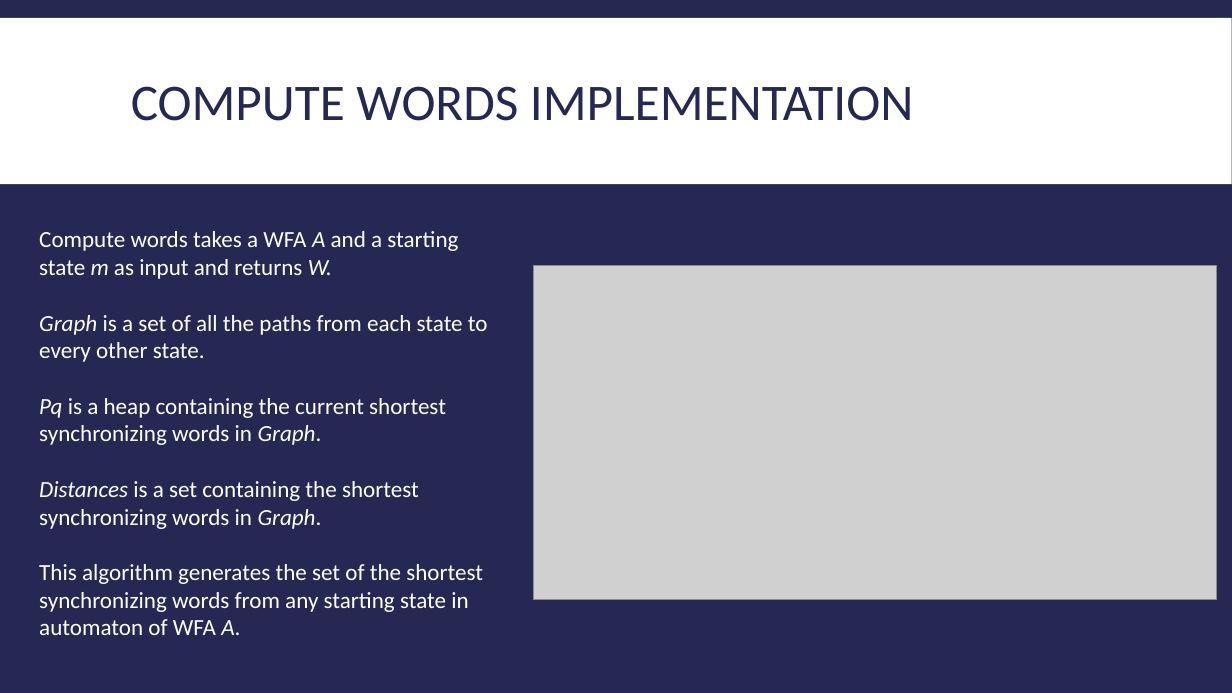
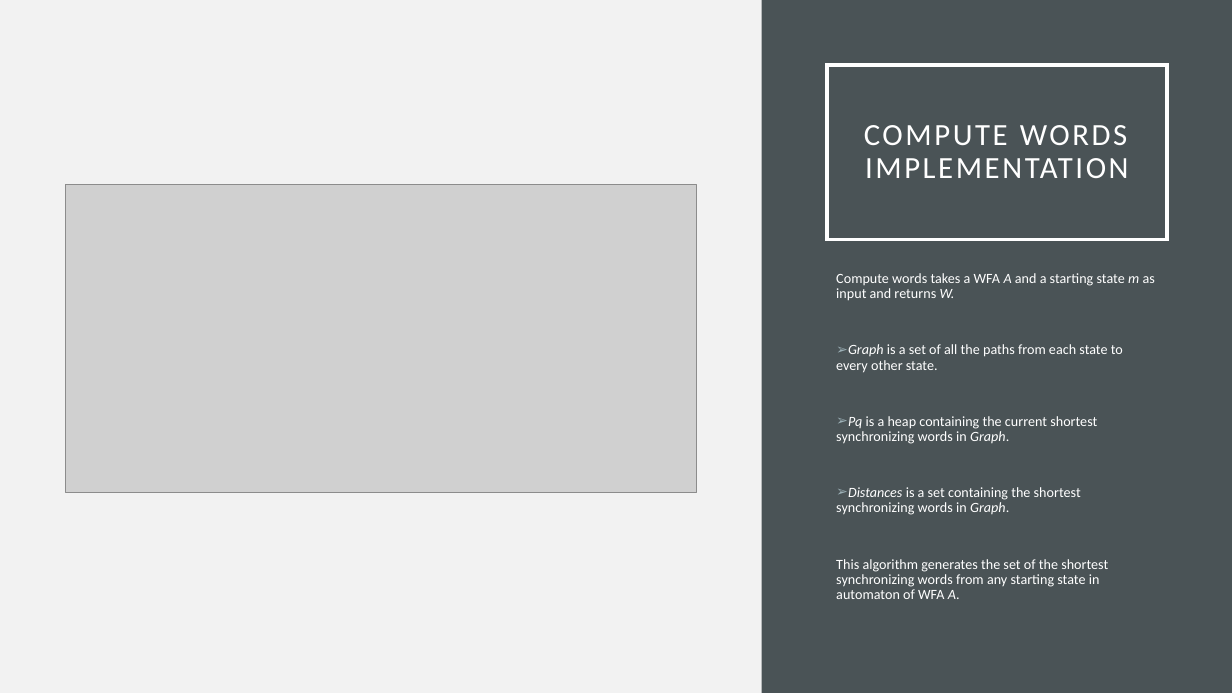
Before and after one commit to Jacobsma/CS477-Project, a slide deck: slide 14 of implementation.pptx. Drawn at 1232x693 pixels with LibreOffice and Linux fonts; fonts in the diff are those of the drawing; grey boxes stand for pictures. Boxes give left, top, right and bottom in pixels: in the first picture for what was removed or moved away, otherwise in the second. Text is boxed around its words. In the diff, an @@ line names an element or a change of style, - is before the commit and + after.

```diff
--- a/implementation.pptx
+++ b/implementation.pptx
@@ background #242852 to #F2F2F2 @@
@@ rectangle removed at bbox=[0, 18, 1232, 184] @@
@@ rectangle added at bbox=[762, 0, 1232, 693], fill #4A5356 @@
@@ title "COMPUTE WORDS IMPLEMENTATION": place and size @@
-title "COMPUTE WORDS IMPLEMENTATION" at bbox=[131, 86, 913, 121]
+title "COMPUTE WORDS IMPLEMENTATION" at bbox=[827, 65, 1167, 239]
@@ title "COMPUTE WORDS IMPLEMENTATION" at bbox=[827, 65, 1167, 239]: size 40 to 24 pt, text colour #242852 to #FFFFFF, letter spacing 0 to 2 pt; alignment left to centre; line spacing 0.85 to 0.9; outline none to #FFFFFF 2.5 pt @@
@@ picture: place and size @@
-picture at bbox=[533, 266, 1217, 600]
+picture at bbox=[65, 185, 697, 493]
@@ text "Compute words takes a WFA ...": place and size @@
-text "Compute words takes a WFA ..." at bbox=[39, 231, 488, 635]
+text "Compute words takes a WFA ..." at bbox=[836, 273, 1155, 599]
@@ text "Compute words takes a WFA ..." at bbox=[836, 273, 1155, 599]: size 18 to 11 pt; line spacing 1 to 0.9; more space between paragraphs; bullet none to ➢ @@
```
Also in this commit, not shown: 20 other slides changed, 3 slides added, 3 slides removed, 1 other file.
